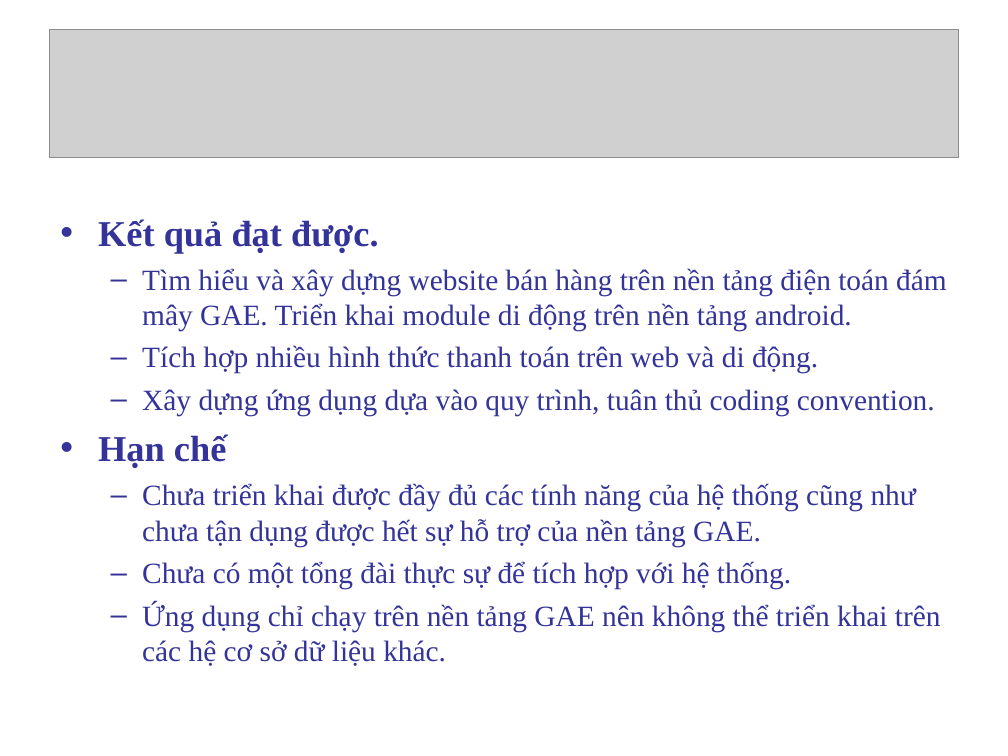
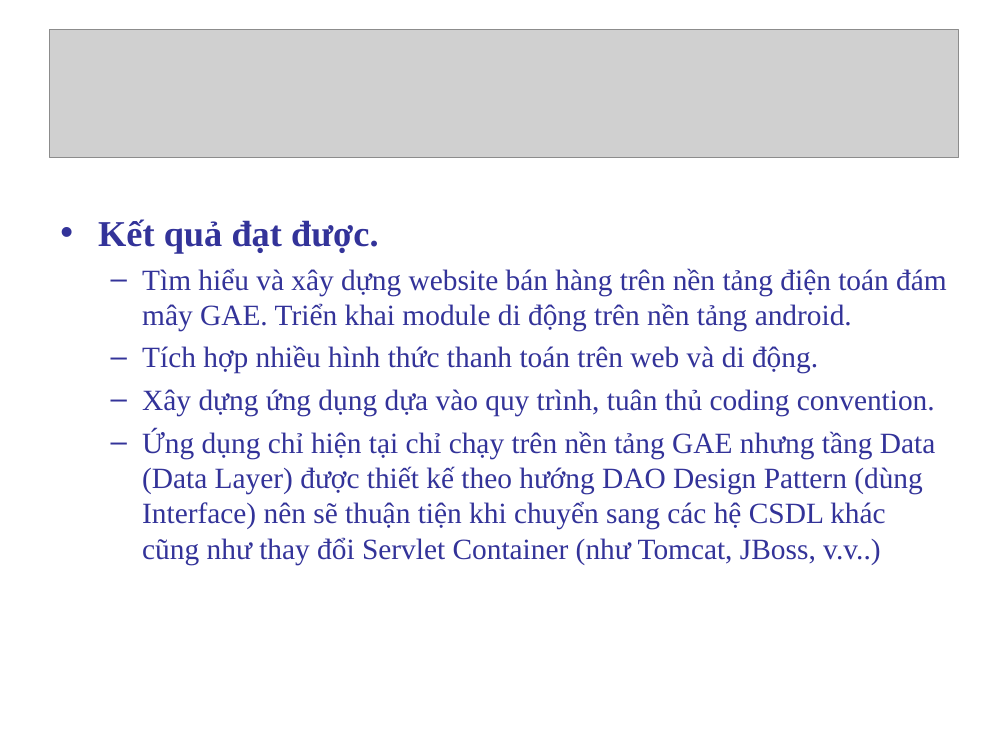
Before and after one commit to ngocho/e-biz, a slide deck: slide 18 of Document/slide_bao_cao.ppt. Drawn at 1008x756 pixels with LibreOffice and Linux fonts; fonts in the diff are those of the drawing; grey boxes stand for pictures; background and template pictures are left out. Boxes give left, top, right and bottom in pixels: in the first picture for what was removed or moved away, otherwise in the second. Text is boxed around its words. In the diff, an @@ line names an element or a change of style, - is before the commit and + after.

```diff
--- a/Document/slide_bao_cao.ppt
+++ b/Document/slide_bao_cao.ppt
@@ text at <box>142,430,935,565</box>: text changed @@
-• Hạn chế
-  – Chưa triển khai được đầy đủ các tính năng của hệ thống cũng như chưa tận dụng được hết sự hỗ trợ của nền tảng GAE.
-  – Chưa có một tổng đài thực sự để tích hợp với hệ thống.
-  – Ứng dụng chỉ chạy trên nền tảng GAE nên không thể triển khai trên các hệ cơ sở dữ liệu khác.
+  – Ứng dụng chỉ hiện tại chỉ chạy trên nền tảng GAE nhưng tầng Data (Data Layer) được thiết kế theo hướng DAO Design Pattern (dùng Interface) nên sẽ thuận tiện khi chuyển sang các hệ CSDL khác cũng như thay đổi Servlet Container (như Tomcat, JBoss, v.v..)
```
Also in this commit, not shown: 3 other slides changed, 2 slides added, 2 slides removed.
